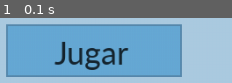
Above: before the commit, frame 1.
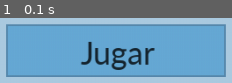
Above: after the commit, the same moment.

Repository: xxmileww/UTN-Pygame
Game: pygame game, started from main.py
Same seed, same stepped clock (60 frames per second), same inputs: the game is played once before the commit and once after it.
Inputs:
- Up to frame 1 (0.1 s): no input

The runs differ from the first frame. In frame 1, 23% of the frame differs, in the area x 23-98%, y 9-91%.

Commit message:
Update main.py

Diff:
--- a/main.py
+++ b/main.py
@@ -31,7 +31,7 @@
 pygame.mixer.music.set_volume(0.2)
 pygame.mixer.music.play(-1)
 
-boton_jugar = pygame.Rect(ancho_ventana // 2 - 100, alto_ventana // 2 - 60, 200, 60)
+boton_jugar = pygame.Rect(ancho_ventana // 2 - 100, alto_ventana // 2 - 60, 250, 60)
 
 ejecutando = True
 while ejecutando:
@@ -43,6 +43,6 @@
         pygame.draw.rect(pantalla, (color_boton), boton_jugar)
         pygame.draw.rect(pantalla, (color_borde), boton_jugar, 2)
         texto = fuente.render("Jugar", True, (color_texto))
-        pantalla.blit(texto, (boton_jugar.x + 55, boton_jugar.y + 10))
+        pantalla.blit(texto, (boton_jugar.x + 85, boton_jugar.y + 10))
     pygame.display.flip()
     pantalla.fill(color_fondo)
